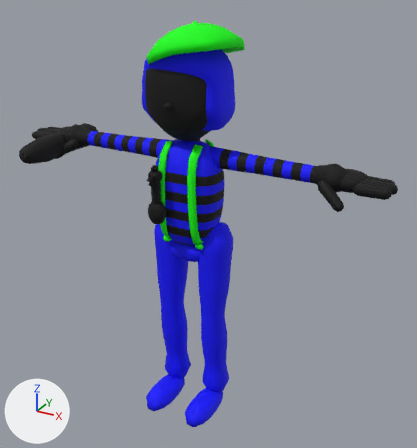
What one commit did to the glTF model game/art3d/chars/hush/hush.glb.
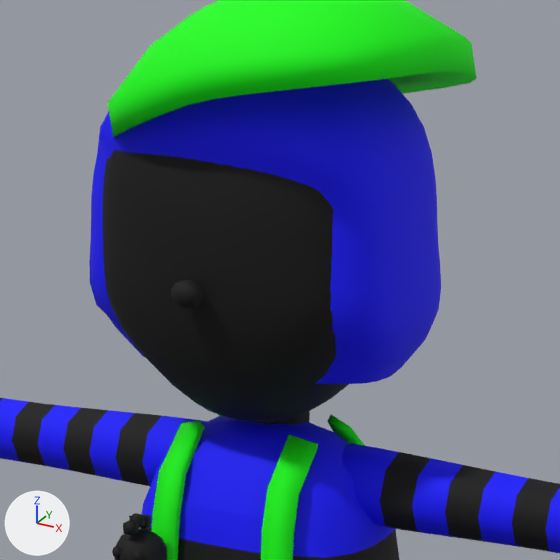
Each version appears first whole from a 50 mm camera at (1.067, -1.761, 1.763) aimed at (0.062, 0.066, 0.849), and next in a close-up on the part from 28% to 64% of the width and 6% to 40% of the height. The axes (+X, +Y, +Z) are drawn at lower left. The lights are the same throughout. The first two pictures are the older version. Vertices at exactly the same position are counted once.

Names of what the first close-up shows: 'hush_body'.
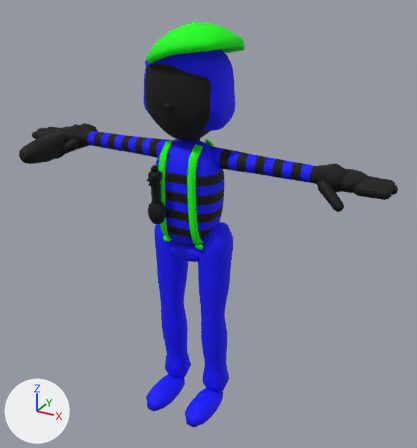
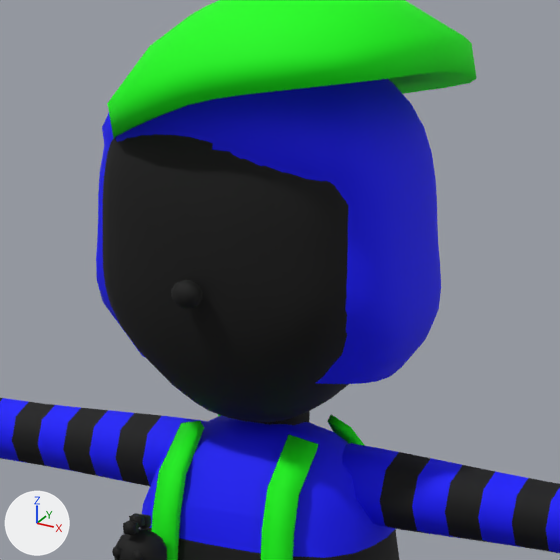
Boxes [x1, y1, x2, y2] around the edits, measured in the close-ups (560 x 560 px):
part 1 of me_hush_body, cut back
    before: [89, 105, 386, 361]
    after: [96, 105, 385, 358]

What changed in the scene script:
```text
Change me_hush_body:
    used by ob_hush_body; location = (0.0, 0.0, 0.0)
    remove me_hush_body.from_pydata(...)  # 5052 vertices, 9760 faces; spans x -0.76..0.76, y -0.21..0.23, z 0.0..1.61
    add me_hush_body.from_pydata(...)  # 5091 vertices, 9838 faces; spans x -0.76..0.76, y -0.21..0.23, z 0.0..1.61
    me_hush_body part 1
    5 vertices are removed from x -0.1..-0.01, y -0.09..-0.07, z 1.43..1.47
    23 faces are deleted
    8 vertices in x -0.15..-0.05, y -0.09..-0.05, z 1.32..1.46 move by (0.01, 0.01, 0.0)
    7 vertices in x 0.13..0.15, y -0.06..-0.05, z 1.32..1.4 move by (-0.01, 0.01, 0.0)
    4 vertices in x -0.12..0.12, y -0.06, z 1.31..1.4 move by (0.0, 0.01, 0.0)
    3 vertices in x -0.06..0.05, y -0.09..-0.08, z 1.46..1.47 move by (0.0, 0.0, -0.01)
    3 vertices in x -0.12..0.12, y -0.09..-0.06, z 1.42..1.47 move by (0.0, 0.01, -0.01)
    8 vertices move from x -0.15..0.15, y -0.08..-0.04, z 1.3..1.49 to x -0.14..0.14, y -0.08..-0.04, z 1.3..1.49
    44 vertices are added at x -0.15..0.15, y -0.08..0.01, z 1.32..1.49
    101 new faces join them
```
